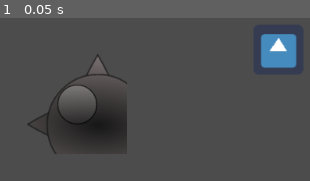
Above: before the commit, frame 1.
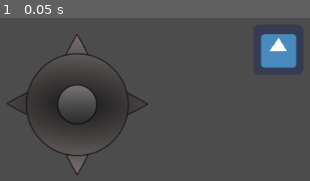
Above: after the commit, the same moment.

Repository: rodrigofbm/Godot-Virtual-Joystick
Game: Godot game, scene res://Main.tscn
The game is run twice, just before and just after one commit, with the same random seed, the same clock (stepped at 60 frames per second) and the same inputs. The engine's default icon, where the game draws it, is replaced by a stand-in: a white triangle on a blue panel in a dark square.
Inputs:
- Up to frame 1 (0.05 s): no input

The runs differ from the first frame. In frame 1, 5.6% of the frame differs, in the area x 2-48%, y 9-97%.
Error before the commit: Attempt to call function 'get_global_position' in base 'null instance' on a null instance. (res://JoyStick.gd:59)

Commit message:
some updates

Diff:
--- a/JoyStick.gd
+++ b/JoyStick.gd
@@ -5,7 +5,7 @@
 
 onready var bigCircle = get_node("BigCircle")
 onready var smallCircle = get_node("SmallCircle")
-onready var Player = get_node("../").get_node("Ship")
+onready var Player = get_node("../").get_node("Player")
 
 var playerVel = 250
 
@@ -46,7 +46,7 @@
 	if isDrag and pressed == 1:
 		smallCircle.set_global_position(event.position)
 		if smallCirDist > halfBigCircleSize:
-			smallCircle.set_position(dirBigCir_dirEnvt.normalized() * 91)
+			smallCircle.set_position(dirBigCir_dirEnvt.normalized() * 64)
 		else:
 			smallCircle.set_global_position(event.position)
 
--- a/Main.tscn
+++ b/Main.tscn
@@ -9,7 +9,6 @@
 
 [node name="JoyStick" type="Node2D" parent="." index="0"]
 
-editor/display_folded = true
 position = Vector2( 174.296, 422.412 )
 script = ExtResource( 1 )
 _sections_unfolded = [ "Theme", "Transform" ]
@@ -17,9 +16,7 @@
 [node name="BigCircle" type="Sprite" parent="JoyStick" index="0"]
 
 texture = ExtResource( 2 )
-region_enabled = true
-region_rect = Rect2( 0, 0, 128, 128 )
-_sections_unfolded = [ "Region", "Transform" ]
+region_rect = Rect2( 0, 0, 170, 170 )
 
 [node name="SmallCircle" type="Sprite" parent="JoyStick" index="1"]
 
